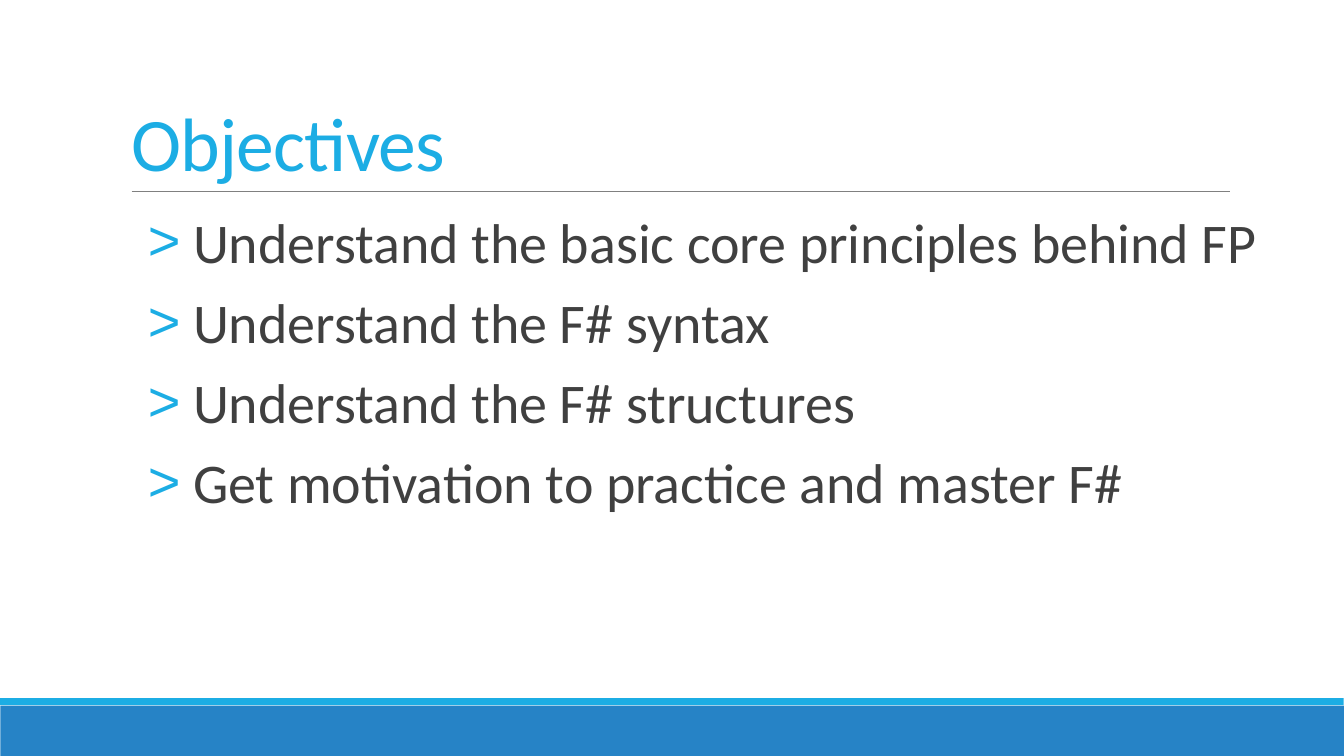
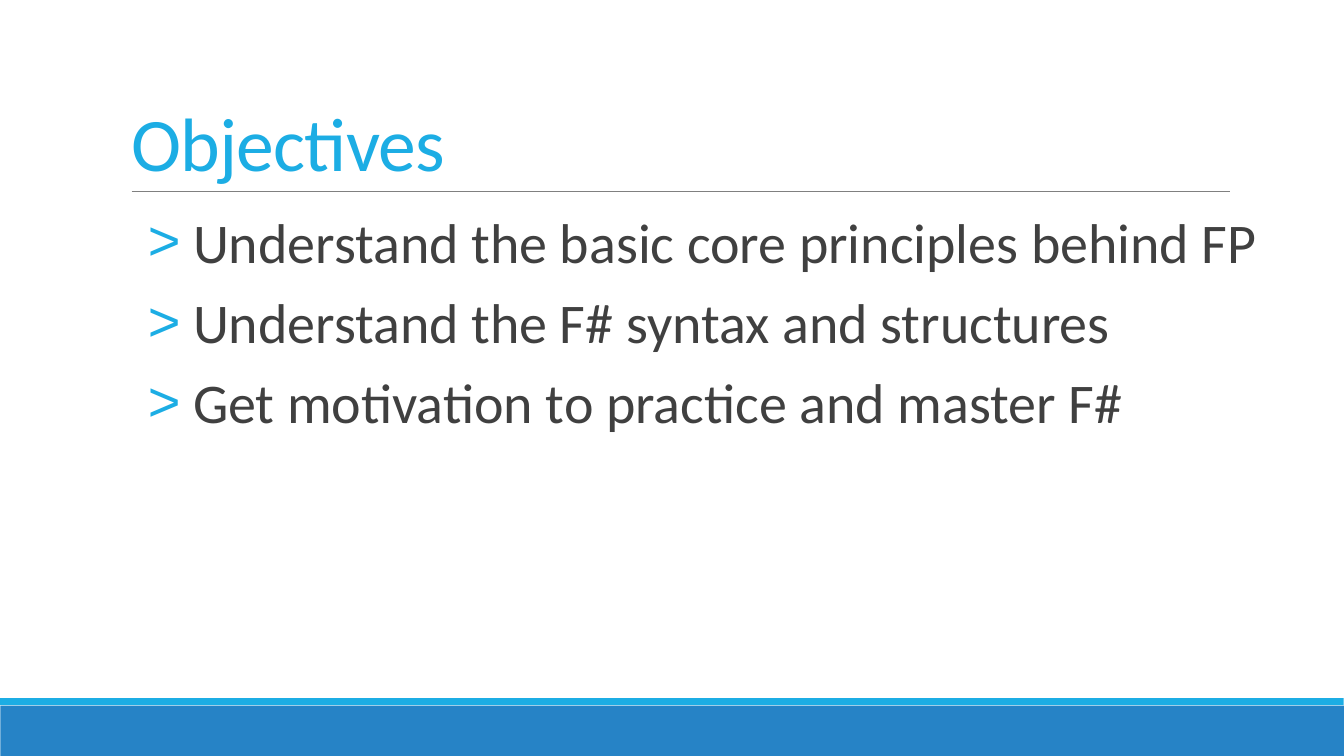
Before and after one commit to jorgef/fsharpworkshop, a slide deck: slide 2 of FSharpWorkshop_Slides.pptx. Drawn at 1344x756 pixels with LibreOffice and Linux fonts; fonts in the diff are those of the drawing. Boxes give left, top, right and bottom in pixels: in the first picture for what was removed or moved away, otherwise in the second. Text is boxed around its words. In the diff, an @@ line names an element or a change of style, - is before the commit and + after.

```diff
--- a/FSharpWorkshop_Slides.pptx
+++ b/FSharpWorkshop_Slides.pptx
@@ text at [193,304,1110,352]: text changed @@
-> Understand the F# syntax
-> Understand the F# structures
+> Understand the F# syntax and structures
```
Also in this commit, not shown: 4 other slides changed, 5 slides removed.
